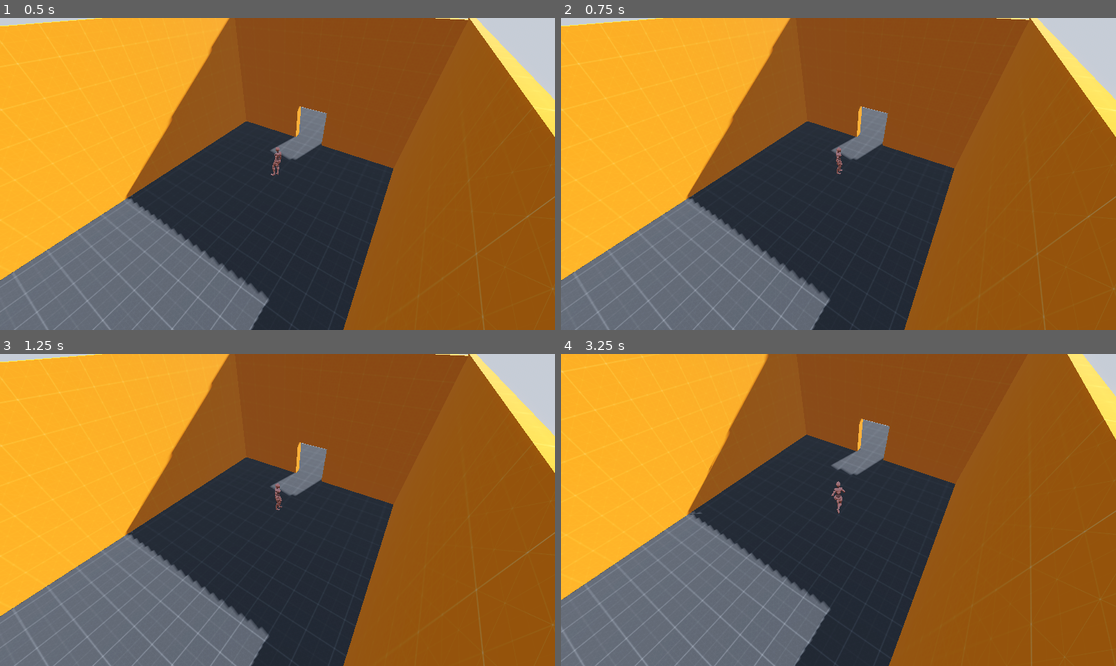
Above: before the commit, frames 1-4 (two rows, left to right).
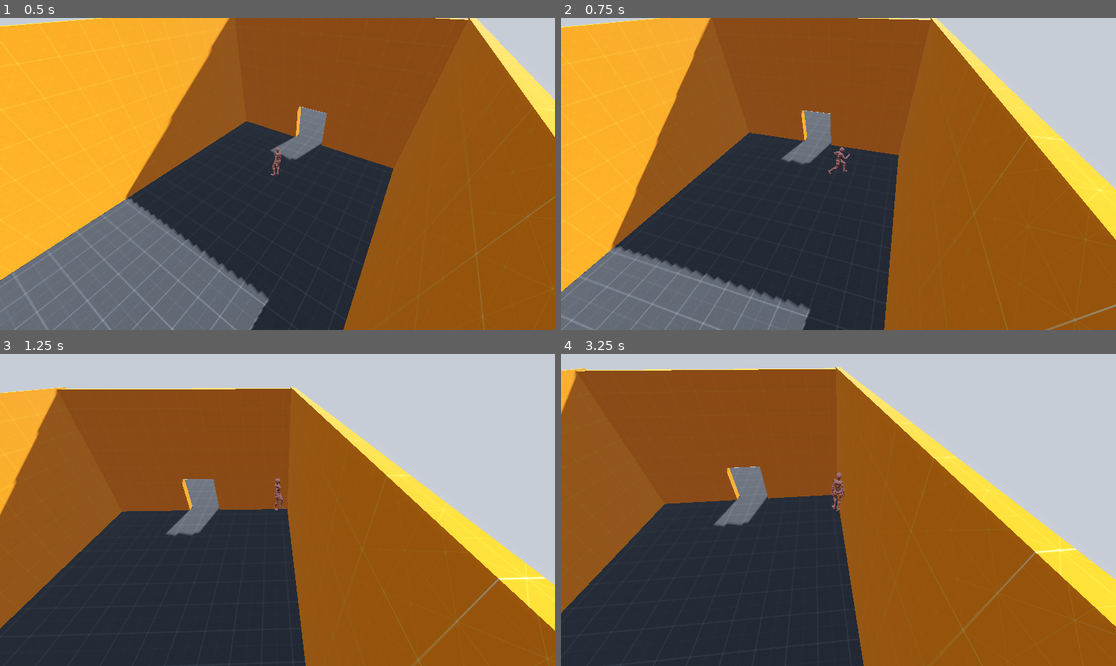
Above: after the commit, the same moments.

Repository: Bloombeard/diamond-heist
Game: Godot game, scene res://scenes/vault.tscn
The game is run twice, just before and just after one commit, with the same random seed, the same clock (stepped at 60 frames per second) and the same inputs.
Inputs:
- Up to frame 1 (0.5 s): no input
- Up to frame 2 (0.75 s): tap Enter at 0.5 s; hold D (move_right) from 0.53 s (still down); hold Shift (block) from 0.53 s (still down)
- Up to frame 3 (1.25 s): keep holding D (move_right); keep holding Shift (block); tap Space (jump) at 0.77, 0.8, 1.07 s
- Up to frame 4 (3.25 s): release D (move_right) at 1.28 s; release Shift (block) at 1.28 s; hold S (move_backward) 1.28-2.03 s; tap Space (jump) at 1.35, 1.52, 1.82, 2.3, 3.02 s; tap Shift (block) at 1.55, 2.85 s; hold D (move_right) 2.03-2.78 s; hold Shift (block) 2.03-2.78 s; hold W (move_forward) from 2.78 s (still down)

Frame 1 is identical in both runs. In frame 2, 31% of the frame differs, in the area x 0-100%, y 0-100%; in frame 3, 67%; in frame 4, 71%.

Commit message:
added spin strong attack. needs work

Diff:
--- a/scenes/slasher.tscn
+++ b/scenes/slasher.tscn
@@ -1,10 +1,15 @@
-[gd_scene load_steps=5 format=3 uid="uid://b5d128yt1cy1w"]
+[gd_scene load_steps=7 format=3 uid="uid://b5d128yt1cy1w"]
 
 [ext_resource type="Script" uid="uid://dvu1241r73k63" path="res://scripts/slasher.gd" id="1_1mbkm"]
 [ext_resource type="ArrayMesh" uid="uid://cgg4y5jbufu47" path="res://assets/models/slash.obj" id="2_lg7p3"]
+[ext_resource type="ArrayMesh" uid="uid://djbfrmeb4q81a" path="res://assets/models/slash_spin.obj" id="3_umogs"]
 
 [sub_resource type="SphereShape3D" id="SphereShape3D_lg7p3"]
 radius = 1.0
+
+[sub_resource type="CylinderShape3D" id="CylinderShape3D_8hdf4"]
+height = 1.0
+radius = 1.8
 
 [sub_resource type="StandardMaterial3D" id="StandardMaterial3D_u7d34"]
 shading_mode = 0
@@ -24,8 +29,19 @@
 disabled = true
 debug_color = Color(0.99621826, 0, 0.18194953, 0.78431374)
 
+[node name="spin_shape" type="CollisionShape3D" parent="hurtbox"]
+shape = SubResource("CylinderShape3D_8hdf4")
+disabled = true
+debug_color = Color(0.99621826, 0, 0.18194953, 0.78431374)
+
 [node name="slash_effect" type="MeshInstance3D" parent="."]
-transform = Transform3D(-4.371139e-09, 0, 0.1, 0, 0.1, 0, -0.1, 0, -4.371139e-09, 0, 0, 0.5)
+transform = Transform3D(-4.371139e-09, 0, 0.1, 0, 0.1, 0, -0.1, 0, -4.371139e-09, 0, 0, 1.5)
 visible = false
 mesh = ExtResource("2_lg7p3")
 surface_material_override/0 = SubResource("StandardMaterial3D_u7d34")
+
+[node name="spin_effect" type="MeshInstance3D" parent="."]
+transform = Transform3D(-8.742278e-09, 0, 0.2, 0, 0.2, 0, -0.2, 0, -8.742278e-09, 0, 0, 0)
+visible = false
+mesh = ExtResource("3_umogs")
+surface_material_override/0 = SubResource("StandardMaterial3D_u7d34")
--- a/scripts/enemy.gd
+++ b/scripts/enemy.gd
@@ -160,6 +160,7 @@
 				cube_area.monitorable = false
 				cube.set_deferred("disabled", true)
 				cube.visible = false
+				rune_clear()
 				statem.ded_counter = 0
 				statem.state = statem.STAGGERED
 
@@ -210,30 +211,34 @@
 					pattern.set("sw",true)
 					$Rune/SW.visible = true
 		if slasher.combo_counter > 1:
-			rune_handling()
-
-func rune_handling() -> void:
+			rune_handling(slasher)
+
+func rune_handling(slasher) -> void:
 	# rune pattern processing
 	if pattern.size() == 4:
 		if pattern.has_all(["ns", "nw", "ne", "we"]) and PlayerVariables.has_bubble:
 			statem.state = statem.DEAD
 			statem.ded_state = statem.DED_BUBBLE
-			rune_clear()
+			slasher.combo_counter = 0
+			pattern.clear()
 		elif pattern.has_all(["we", "ns", "nw", "se"]) and PlayerVariables.has_bomb:
 			statem.state = statem.DEAD
 			statem.ded_state = statem.DED_BOMB
-			rune_clear()
+			slasher.combo_counter = 0
+			pattern.clear()
 		elif pattern.has_all(["we", "sw", "ne", "se"]) and PlayerVariables.has_cube:
 			statem.state = statem.DEAD
 			statem.ded_state = statem.DED_CUBE
-			rune_clear()
-		else:
+			slasher.combo_counter = 0
+			pattern.clear()
+		else:
+			pattern.clear()
 			rune_clear()
 	elif pattern.size() > 4:
+		pattern.clear()
 		rune_clear()
 
 func rune_clear() -> void:
-	pattern.clear()
 	$Rune/WE.visible = false
 	$Rune/NS.visible = false
 	$Rune/SW.visible = false
--- a/scripts/player.gd
+++ b/scripts/player.gd
@@ -56,6 +56,17 @@
 	velocity.y = jump_velocity
 	is_jump_available = false
 
+func dash(move_direction: Vector3) -> void:
+	statem.invuln = true
+	statem.icounter = statem.iframes - 10
+	jump_buffer = false
+	if move_direction != Vector3.ZERO:
+		velocity = move_direction * jump_velocity * 2
+	else:
+		velocity = -last_movement_direction * jump_velocity * 2
+	velocity.y = 0
+	is_jump_available = false
+
 func coyote_timeout() -> void:
 	is_jump_available = false
 
@@ -78,7 +89,7 @@
 	move_direction.y = 0.0
 	move_direction = move_direction.normalized()
 
-	if move_direction != Vector3.ZERO and statem.atk_state <= statem.ATK_STARTUP:
+	if move_direction != Vector3.ZERO:
 		last_movement_direction = move_direction
 
 	# ATTACKING
@@ -98,9 +109,6 @@
 		if is_jump_available:
 			if coyote_timer_node.is_stopped():
 				coyote_timer_node.start(coyote_time)
-	elif statem.atk_state == statem.ATK_RECOVERY:
-		if coyote_timer_node.is_stopped():
-			coyote_timer_node.start(coyote_time)
 	else:
 		is_jump_available = true
 		coyote_timer_node.stop()
@@ -109,19 +117,31 @@
 	if statem.state < statem.ATTACKING:
 		if not is_on_floor() and velocity.y < 0.0:
 			statem.state = statem.FALLING
-		elif is_on_floor() and Input.is_action_pressed("block"):
-			statem.state = statem.BLOCKING
 		elif is_on_floor() and raw_input != Vector2.ZERO:
 			statem.state = statem.RUNNING
 		else:
 			statem.state = statem.IDLE
+
+	var jump_or_dash: bool
+	if statem.atk_state == statem.ATK_RECOVERY or statem.atk_state == statem.ATK_NONE:
 		if Input.is_action_just_pressed("jump"):
 			jump_buffer = true
+			jump_or_dash = false
 			get_tree().create_timer(jump_buffer_time).timeout.connect(on_jump_buffer_timeout)
-
-	if is_jump_available and jump_buffer and PlayerVariables.has_jump:
-		statem.state = statem.JUMPING
-		jump()
+		elif Input.is_action_just_pressed("block"):
+			jump_buffer = true
+			jump_or_dash = true
+			get_tree().create_timer(jump_buffer_time).timeout.connect(on_jump_buffer_timeout)
+
+	if is_jump_available and jump_buffer:
+		if jump_or_dash and PlayerVariables.has_dash:
+			statem.state = statem.DASHING
+			statem.atk_state = statem.ATK_NONE
+			dash(move_direction)
+		elif PlayerVariables.has_jump:
+			statem.state = statem.JUMPING
+			statem.atk_state = statem.ATK_NONE
+			jump()
 
 	if attack_direction != Vector2.ZERO and statem.state != statem.STAGGERED:
 		statem.atk_counter = 0
@@ -147,7 +167,7 @@
 	# states!
 	if statem.state == statem.STAGGERED:
 		statem.invuln = true
-		statem.icounter = 1
+		statem.icounter = invulnerability_frames / 2
 		move_speed = 0
 		# current_animation = stagger_animation_name
 	elif statem.state == statem.ATTACKING:
@@ -161,10 +181,10 @@
 		move_speed = run_speed
 		current_animation = idle_animation_name
 		# current_animation = jump_animation_name
-	elif statem.state == statem.BLOCKING:
-		move_speed = 0
+	elif statem.state == statem.DASHING:
+		move_speed = run_speed
 		current_animation = idle_animation_name
-		#current_animation = block_animation_name
+		# current_animation = jump_animation_name
 	elif statem.state == statem.RUNNING:
 		move_speed = run_speed
 		current_animation = run_animation_name
@@ -178,7 +198,8 @@
 	# final movement
 	var y_velocity := velocity.y
 	velocity.y = 0.0
-	velocity = velocity.move_toward(move_direction * move_speed, acceleration * delta)
+	if statem.state != statem.DASHING:
+		velocity = velocity.move_toward(move_direction * move_speed, acceleration * delta)
 	if statem.state != statem.ATTACKING:
 		velocity.y = y_velocity + get_player_gravity() * delta
 	move_and_slide()
--- a/scripts/player_variables.gd
+++ b/scripts/player_variables.gd
@@ -3,7 +3,8 @@
 var armor: int
 var max_armor := 2
 var has_sword: bool
-var has_jump: bool
+var has_jump := true
+var has_dash := true
 var has_spin: bool # not implemented
 var has_bubble: bool
 var has_bomb: bool
--- a/scripts/slasher.gd
+++ b/scripts/slasher.gd
@@ -1,7 +1,11 @@
 extends Node
 
 @onready var slash_effect = $slash_effect
+@onready var spin_effect = $spin_effect
 @onready var hurtbox_shape = $hurtbox/hurtbox_shape
+@onready var spin_shape = $hurtbox/spin_shape
+@onready var current_effect = slash_effect
+@onready var current_shape = hurtbox_shape
 @onready var hurtbox = $hurtbox
 @onready var statem = $"../../state_machine"
 
@@ -48,12 +52,13 @@
 
 	# do the hurbox (and slash effects)
 	if statem.atk_state == statem.ATK_ACTIVE:
-		hurtbox_shape.set_deferred("disabled", false)
-		slash_effect.visible = true
-		slash_effect.position.z = 1 + (float(statem.atk_counter)/40)
+		current_shape.set_deferred("disabled", false)
+		current_effect.visible = true
 	elif statem.atk_state == statem.ATK_RECOVERY or statem.atk_state <= statem.ATK_STARTUP:
 		hurtbox_shape.set_deferred("disabled", true)
+		spin_shape.set_deferred("disabled", true)
 		slash_effect.visible = false
+		spin_effect.visible = false
 
 	# slash direction when attacking
 	if statem.state == statem.ATTACKING and statem.atk_counter == 1:
@@ -66,13 +71,20 @@
 			statem.atk_startup = fast_first_startup_frame
 			statem.atk_active = fast_first_active_frame
 			statem.atk_recovery = fast_first_recovery_frame
-		else:
+			current_shape = hurtbox_shape
+			current_effect = slash_effect
+		elif combo_counter > 0:
 			combo_timer = 0
+			combo_counter = 0
+			last_hit = Vector2.ZERO
+			current_hit = Vector2.ZERO
 			damage = slow_damage + combo_counter
 			statem.atk_length = slow_attack_length
 			statem.atk_startup = slow_first_startup_frame
 			statem.atk_active = slow_first_active_frame
 			statem.atk_recovery = slow_first_recovery_frame
+			current_shape = spin_shape
+			current_effect = spin_effect
 
 		if combo_timer == 0 or not PlayerVariables.has_sword:
 			last_hit = Vector2.ZERO
@@ -85,7 +97,7 @@
 
 	elif statem.atk_counter == statem.atk_active + 1:
 		if hurtbox.has_overlapping_areas():
-			if combo_history.count(combo_history.back()) < 3:
+			if combo_history.count(combo_history.back()) <= 2:
 				if combo_history.size() == 6:
 					combo_history.erase(0)
 					combo_counter = 6
--- a/scripts/state_machine.gd
+++ b/scripts/state_machine.gd
@@ -1,6 +1,6 @@
 extends Node3D
 
-enum {IDLE, BLOCKING, RUNNING, JUMPING, FALLING, ATTACKING, STAGGERED, DEAD}
+enum {IDLE, RUNNING, JUMPING, DASHING, FALLING, ATTACKING, STAGGERED, DEAD}
 enum {ATK_NONE, ATK_STARTUP, ATK_ACTIVE, ATK_RECOVERY}
 enum {DED_NONE, DED_FORCE, DED_BOMB, DED_BUBBLE, DED_CUBE, DED_LINK}
 
Not shown, added: assets/models/slash_spin.mtl
Not shown, added: assets/models/slash_spin.obj
Not shown, added: assets/models/slash_spin.obj.import
